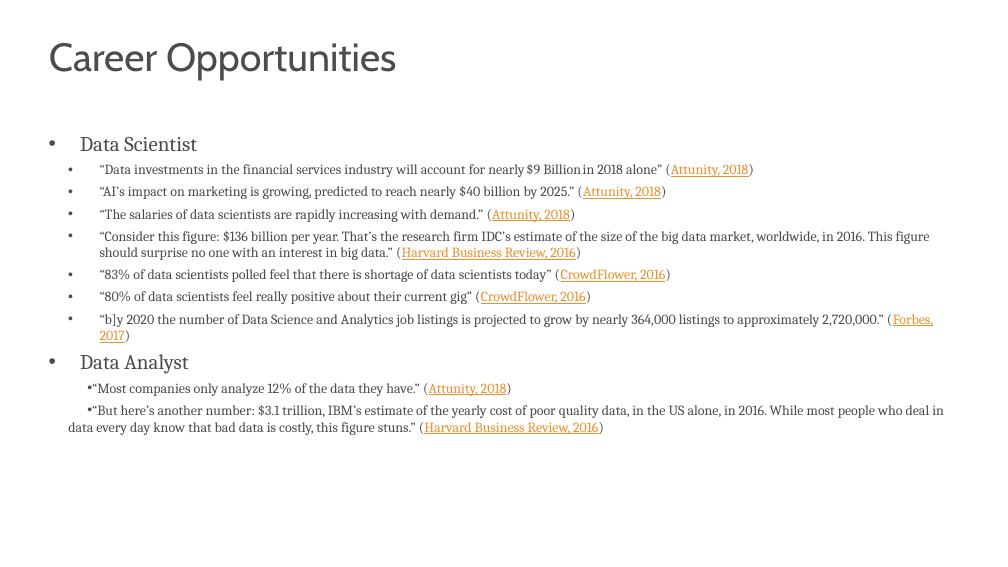
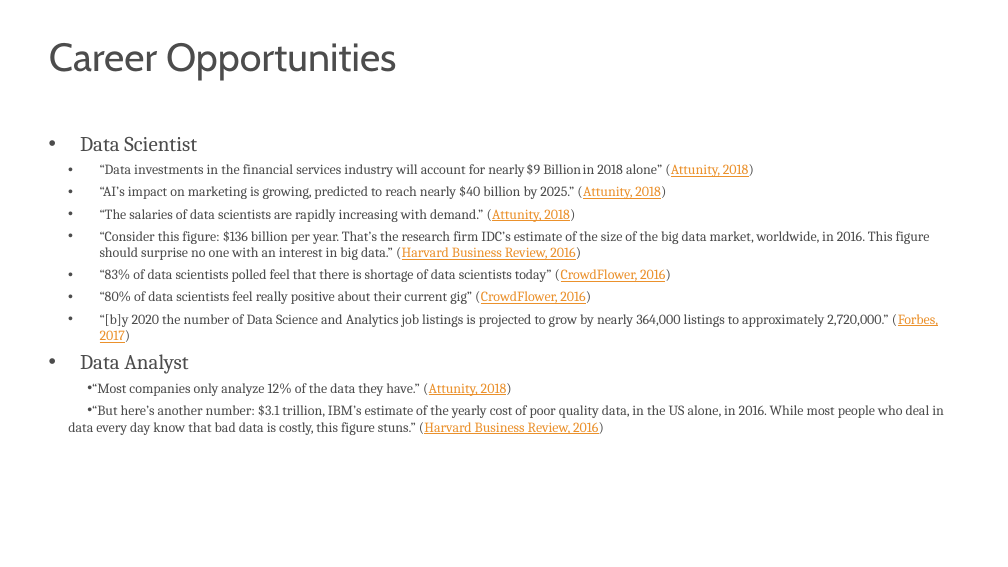
Before and after one commit to s-kyle-reed/data-lecture, a slide deck: slide 32 of lecture.pptx. Drawn at 1008x567 pixels with LibreOffice and Linux fonts; fonts in the diff are those of the drawing; background and template pictures are left out. Boxes give left, top, right and bottom in pixels: in the first picture for what was removed or moved away, otherwise in the second. Text is boxed around its words. In the diff, an @@ line names an element or a change of style, - is before the commit and + after.

Commit message:
minor updates to workbook and presentation

```diff
--- a/lecture.pptx
+++ b/lecture.pptx
@@ text at bbox=[100, 314, 938, 343]: text changed @@
-  • “b]y 2020 the number of Data Science and Analytics job listings is projected to grow by nearly 364,000 listings to approximately 2,720,000.” (Forbes, 2017)
+  • “[b]y 2020 the number of Data Science and Analytics job listings is projected to grow by nearly 364,000 listings to approximately 2,720,000.” (Forbes, 2017)
```
Also in this commit, not shown: 3 other files.
